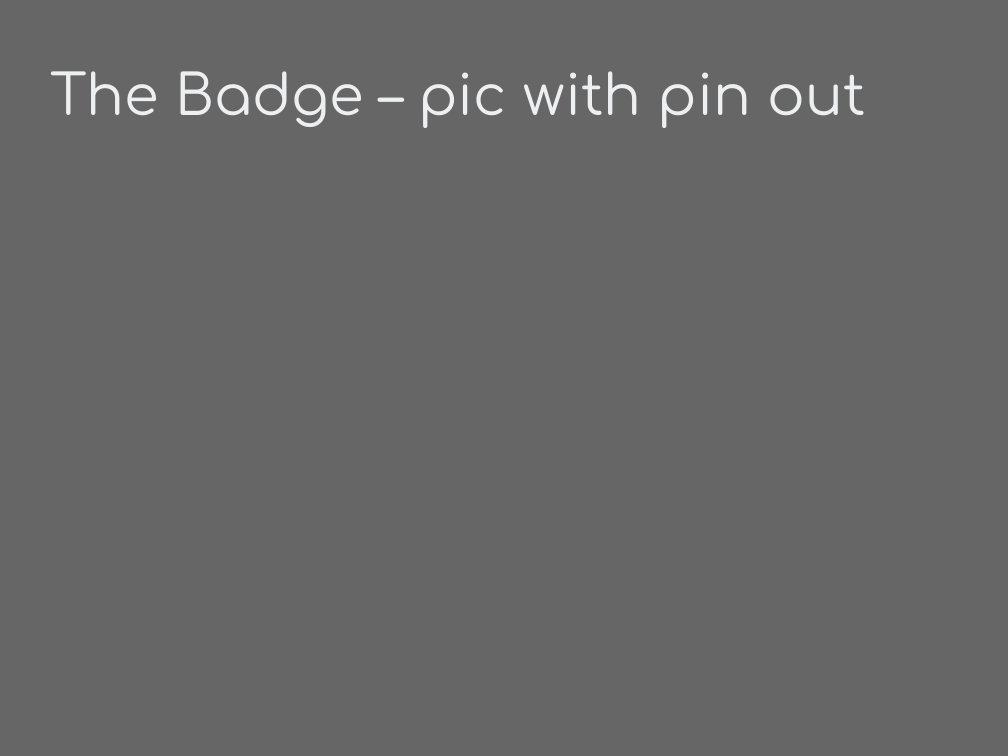
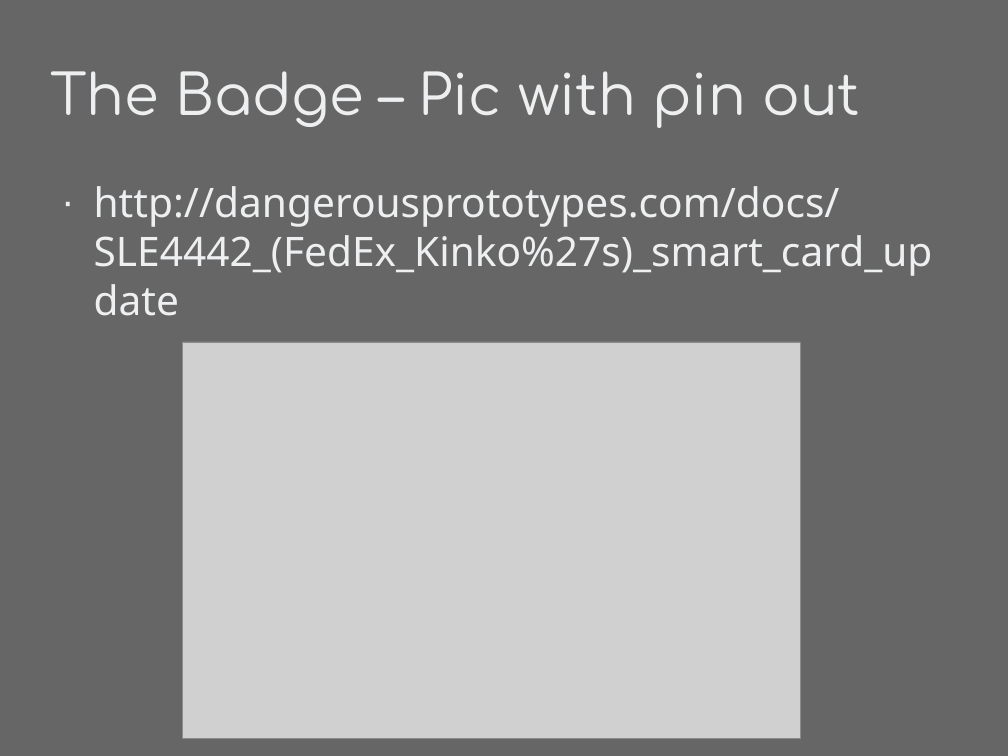
Before and after one commit to phyushin/Breaking_Badge, a slide deck: slide 4 of presentation/sle4442.odp. Drawn at 1008x756 pixels with LibreOffice and Linux fonts; fonts in the diff are those of the drawing; grey boxes stand for pictures. Boxes give left, top, right and bottom in pixels: in the first picture for what was removed or moved away, otherwise in the second. Text is boxed around its words. In the diff, an @@ line names an element or a change of style, - is before the commit and + after.

Commit message:
update d

```diff
--- a/presentation/sle4442.odp
+++ b/presentation/sle4442.odp
@@ title at (50,71,860,128): text changed @@
-The Badge – pic with pin out
+The Badge – Pic with pin out
@@ text added at (94,186,933,276), 32 pt, text #EEEFF0 @@
+· http://dangerousprototypes.com/docs/SLE4442_(FedEx_Kinko%27s)_smart_card_update
@@ picture added at (183,342,800,738) @@
```
Also in this commit, not shown: 5 other slides changed, 8 slides added, 7 slides removed.
